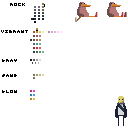
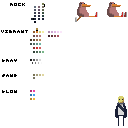
Layers edited between the first and the second 128 × 128 image:
painted on "Colors" over 30, 35, 59, 45
